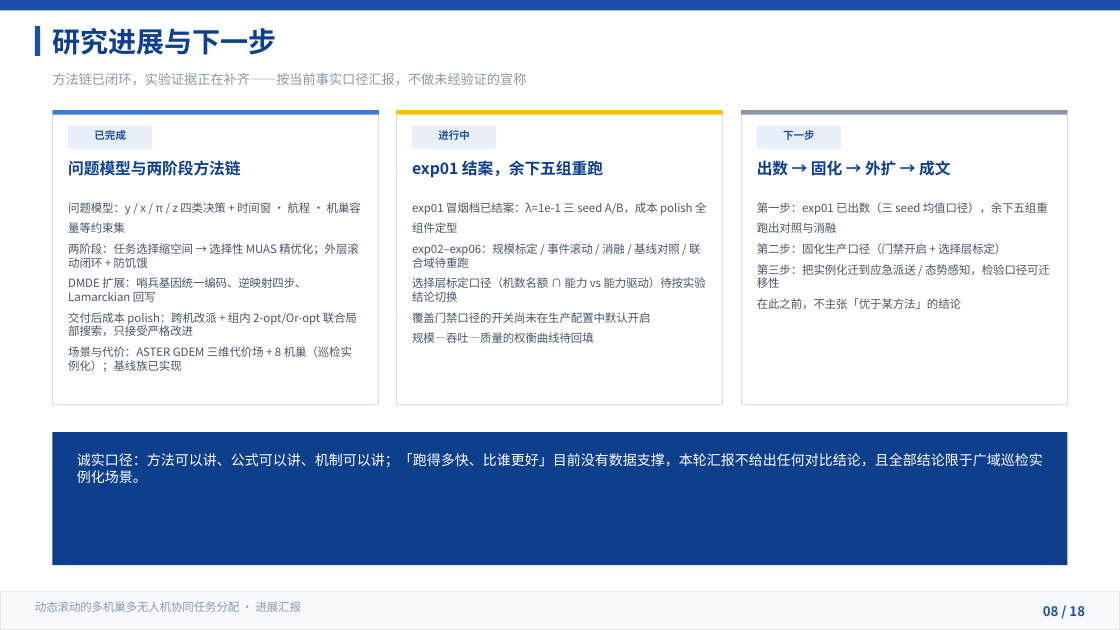
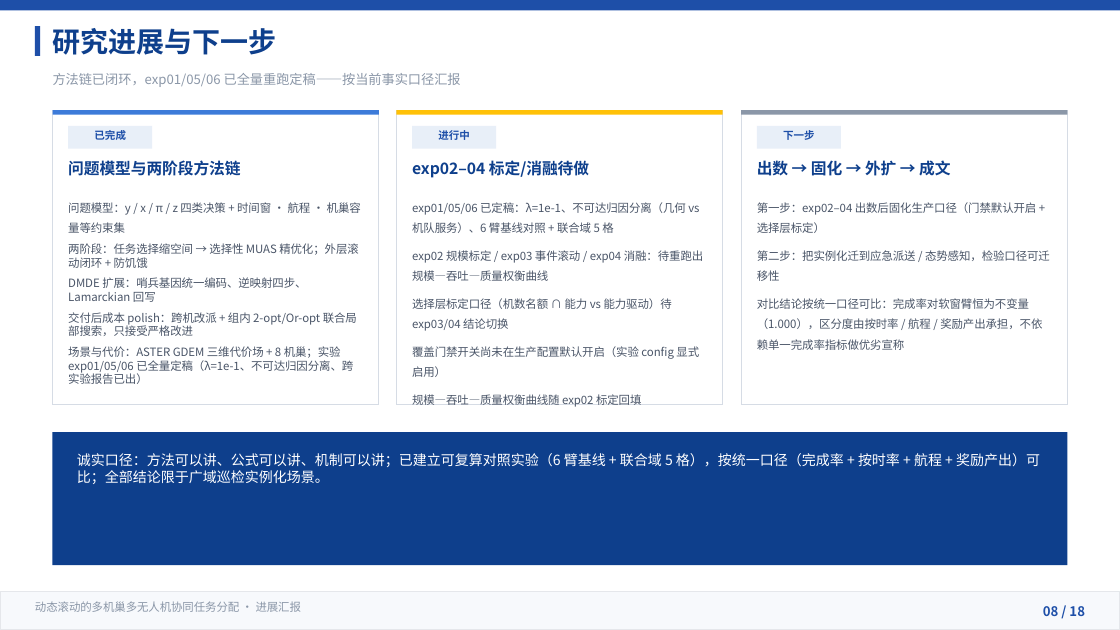
Before and after one commit to 909347194/ExperimentForGraduation, a slide deck: slide 8 of UAV协同任务分配方法-进展汇报/UAV协同任务分配方法-进展汇报.pptx. Drawn at 1120x630 pixels with LibreOffice and Linux fonts; fonts in the diff are those of the drawing. Boxes give left, top, right and bottom in pixels: in the first picture for what was removed or moved away, otherwise in the second. Text is boxed around its words. In the diff, an @@ line names an element or a change of style, - is before the commit and + after.

Commit message:
docs(进展汇报): PPT 审查更新至 night20261024 收口口径
- P8 进展页三栏+诚实口径条全量更新：exp01/05/06 已全量定稿
  （λ=1e-1、不可达归因分离、6 臂基线对照 + 联合域 5 格），
  exp02–04 标定/消融待做；「不给出任何对比结论」改为
  「对比结论按统一口径可比（完成率恒为不变量，区分度由按时率/
  航程/奖励产出承担）」
- P12：池守恒公式拆两类不可达 arrived = done + unreach_geo +
  unreach_service + elim + remain；完成反馈闸门表述对齐
  （迟到照常完成·不可达才出池，唯一合法未完成原因=几何不可行
  或机队服务不可达）
- P14：闸门① prefilter 对齐几何可达性判定（按机巢、DEM 口径）
  与机队服务不可达分离
- slides/*.slide 源与 .pptx 同步修改、文字逐字一致
- 视觉 QA：soffice 渲染 P8/P12/P14 核查无溢出、样式一致

```diff
--- a/UAV协同任务分配方法-进展汇报/UAV协同任务分配方法-进展汇报.pptx
+++ b/UAV协同任务分配方法-进展汇报/UAV协同任务分配方法-进展汇报.pptx
@@ text at (53,73,461,87): text changed @@
-方法链已闭环，实验证据正在补齐——按当前事实口径汇报，不做未经验证的宣称
+方法链已闭环，exp01/05/06 已全量重跑定稿——按当前事实口径汇报
@@ text at (412,160,589,178): text changed @@
-exp01 结案，余下五组重跑
+exp02–04 标定/消融待做
@@ text at (412,202,703,407): text changed @@
-exp01 冒烟档已结案：λ=1e-1 三 seed A/B，成本 polish 全组件定型
-exp02–exp06：规模标定 / 事件滚动 / 消融 / 基线对照 / 联合域待重跑
-选择层标定口径（机数名额 ∩ 能力 vs 能力驱动）待按实验结论切换
-覆盖门禁口径的开关尚未在生产配置中默认开启
-规模—吞吐—质量的权衡曲线待回填
+exp01/05/06 已定稿：λ=1e-1、不可达归因分离（几何 vs 机队服务）、6 臂基线对照 + 联合域 5 格
+exp02 规模标定 / exp03 事件滚动 / exp04 消融：待重跑出规模—吞吐—质量权衡曲线
+选择层标定口径（机数名额 ∩ 能力 vs 能力驱动）待 exp03/04 结论切换
+覆盖门禁开关尚未在生产配置默认开启（实验 config 显式启用）
+规模—吞吐—质量权衡曲线随 exp02 标定回填
@@ text at (757,202,1050,350): text changed @@
-第一步：exp01 已出数（三 seed 均值口径），余下五组重跑出对照与消融
-第二步：固化生产口径（门禁开启 + 选择层标定）
-第三步：把实例化迁到应急派送 / 态势感知，检验口径可迁移性
-在此之前，不主张「优于某方法」的结论
+第一步：exp02–04 出数后固化生产口径（门禁默认开启 + 选择层标定）
+第二步：把实例化迁到应急派送 / 态势感知，检验口径可迁移性
+对比结论按统一口径可比：完成率对软窗臂恒为不变量（1.000），区分度由按时率 / 航程 / 奖励产出承担，不依赖单一完成率指标做优劣宣称
@@ text at (68,346,353,384): text changed @@
-场景与代价：ASTER GDEM 三维代价场 + 8 机巢（巡检实例化）；基线族已实现
+场景与代价：ASTER GDEM 三维代价场 + 8 机巢；实验 exp01/05/06 已全量定稿（λ=1e-1、不可达归因分离、跨实验报告已出）
@@ text at (77,453,1040,484): text changed @@
-诚实口径：方法可以讲、公式可以讲、机制可以讲；「跑得多快、比谁更好」目前没有数据支撑，本轮汇报不给出任何对比结论，且全部结论限于广域巡检实例化场景。
+诚实口径：方法可以讲、公式可以讲、机制可以讲；已建立可复算对照实验（6 臂基线 + 联合域 5 格），按统一口径（完成率 + 按时率 + 航程 + 奖励产出）可比；全部结论限于广域巡检实例化场景。
```
Also in this commit, not shown: 2 other slides changed, 3 other files.
